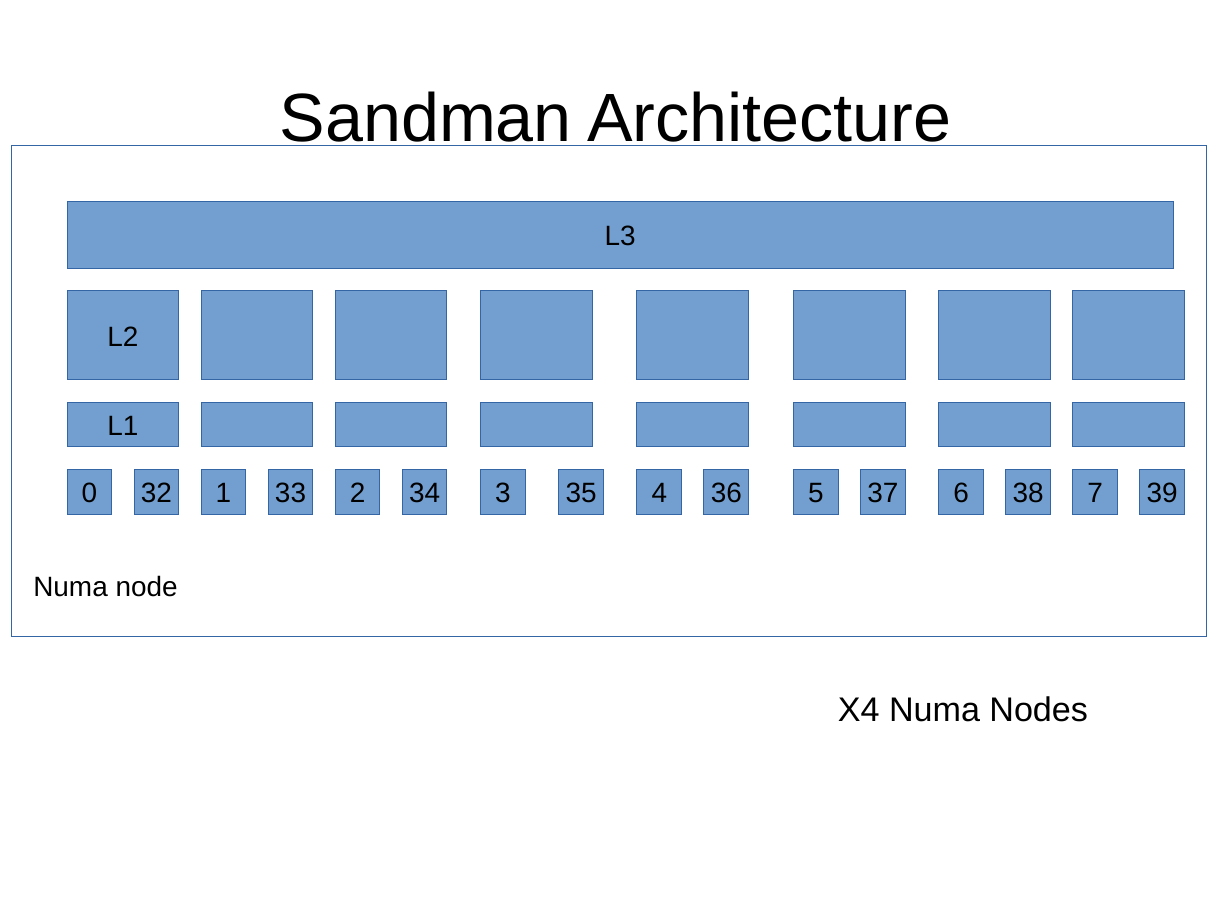
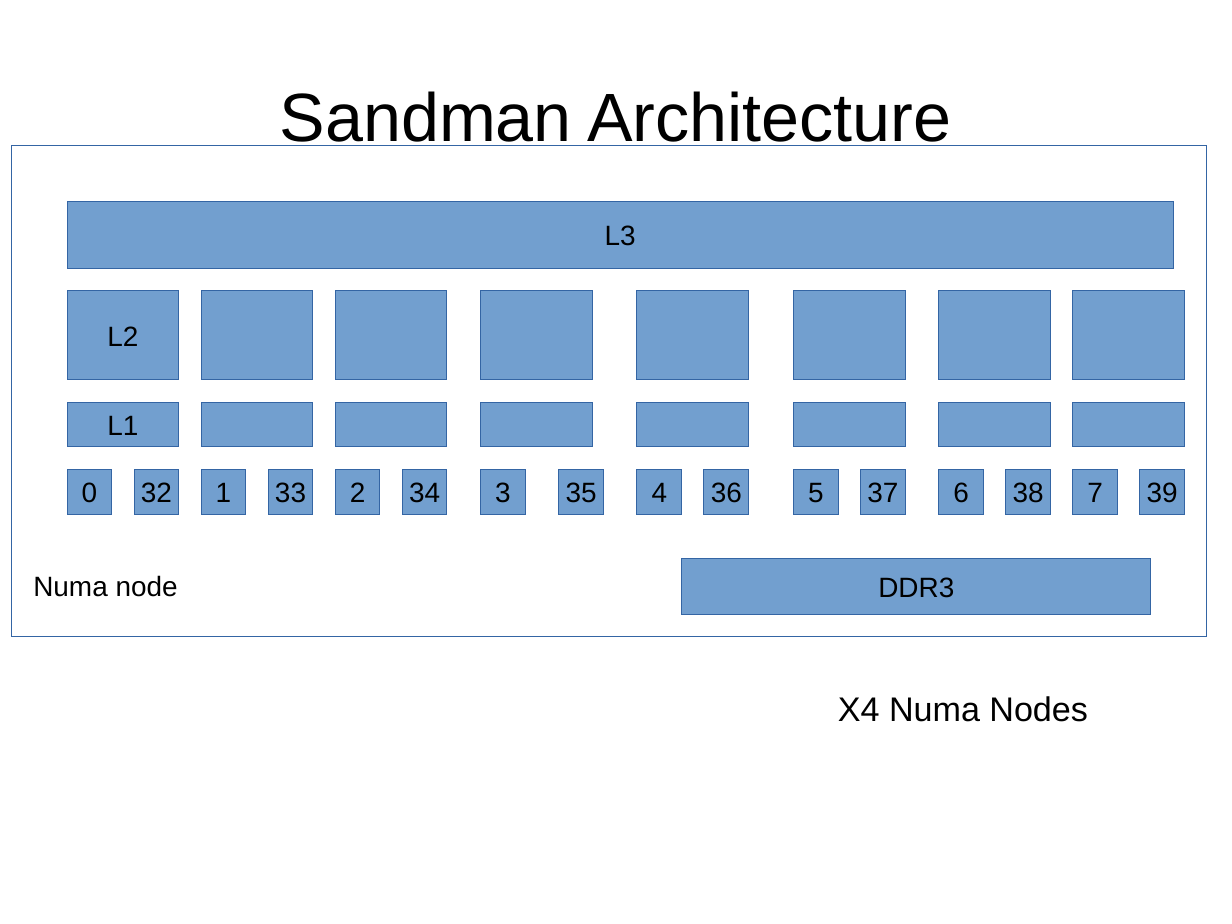
Before and after one commit to mpastyl/my_thesis, a slide deck: slide 15 of presentation.odp. Drawn at 1232x924 pixels with LibreOffice and Linux fonts; fonts in the diff are those of the drawing. Boxes give left, top, right and bottom in pixels: in the first picture for what was removed or moved away, otherwise in the second. Text is boxed around its words. In the diff, an @@ line names an element or a change of style, - is before the commit and + after.

```diff
--- a/presentation.odp
+++ b/presentation.odp
@@ rectangle added at (682, 559, 1152, 615), fill #729FCF, outline #3465A4 0 pt, 18 pt, text #000000 @@
+DDR3
```
Also in this commit, not shown: 6 other slides changed, 28 slides added, 1 other file.
